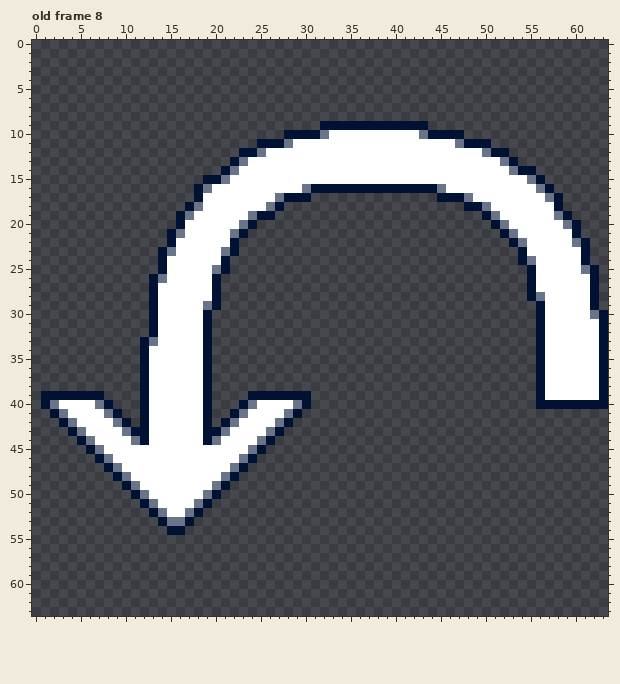
Two versions of one pixel-art file, static/img/tools.aseprite. The picture above was drawn from the file before the commit.
64x64 pixels, 10 frames. Shown: old frame 8. The commit also changed other frames, which this record leaves out.
After:
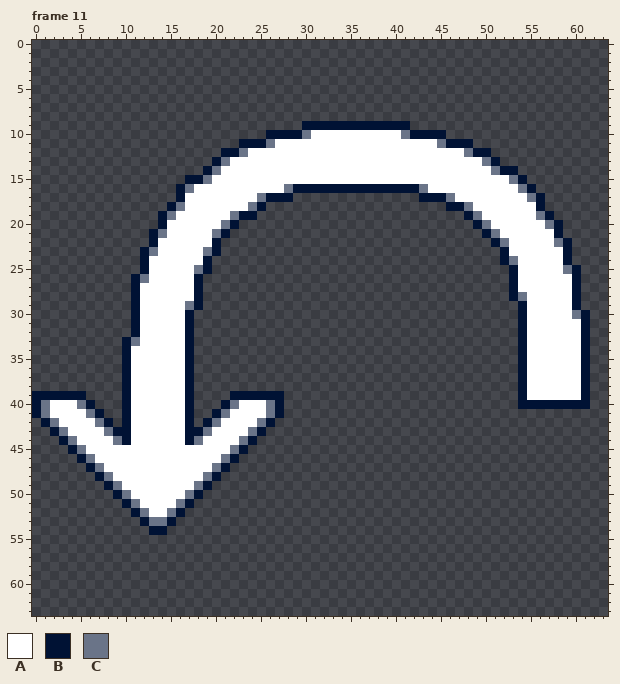
Palette (. is transparent): A #ffffff  B #001234  C #6a7488
A new or re-ordered frame is compared with the old frame closest to it.
From the commit log: Fixed shading/display of disabled properties
From old to new:
frames re-ordered
Frame 11 against old frame 8:
y 9: x 30..31 .. -> BB; x 42..43 BB -> ..
y 10: x 26..27 .. -> BB; x 30..32 BBC -> CAA; x 41..43 AAC -> CBB; x 46..47 BB -> ..
y 11: x 23..24 .. -> BB; x 26..28 BBC -> CAA; x 45..47 AAC -> CBB; x 49..50 BB -> ..
y 12: x 21..25 ..BBC -> BBCAA; x 48..52 AACBB -> CBB..
y 13: x 20..23 ..BC -> BCAA; x 50..53 AACB -> CB..
y 14: x 19..22 ..BC -> BCAA; x 51..55 AACBB -> CBB..
y 15: x 17..21 ..BBC -> BBCAA; x 53..56 AACB -> CB..
y 16: x 16..19 ..BC -> BCAA; x 28..30 AAC -> CBB; x 43..45 BBC -> CAA; x 54..57 AACB -> CB..
y 17: x 16..18 ..B -> BAA; x 25..27 AAC -> CBB; x 29..30 BB -> ..; x 43..44 .. -> BB; x 46..48 BBC -> CAA; x 55..58 AACB -> CB..
y 18: x 15..18 ..BC -> BCAA; x 24..27 AACB -> CB..; x 46..50 ..BBC -> BBCAA; x 56..58 AAB -> B..
y 19: x 14..17 ..BC -> BCAA; x 22..26 AACBB -> CBB..; x 48..51 ..BC -> BCAA; x 56..59 AACB -> CB..
y 20: x 14..16 ..B -> BAA; x 21..24 AACB -> CB..; x 49..52 ..BC -> BCAA; x 57..60 AACB -> CB..
y 21: x 13..16 ..BC -> BCAA; x 20..23 AACB -> CB..; x 50..53 ..BC -> BCAA; x 58..60 AAB -> B..
y 22: x 13..15 ..B -> BAA; x 20..22 AAB -> B..; x 51..54 ..BC -> BCAA; x 58..61 AACB -> CB..
y 23: x 12..15 ..BC -> BCAA; x 19..22 AACB -> CB..; x 52..54 ..B -> BAA; x 59..61 AAB -> B..
y 24: x 12..14 ..B -> BAA; x 19..21 AAB -> B..; x 52..55 ..BC -> BCAA; x 59..61 AAB -> B..
y 25: x 12..14 ..B -> BAA; x 18..21 AACB -> CB..; x 53..55 ..B -> BAA; x 59..62 AACB -> CB..
y 26: x 11..14 ..BC -> BCAA; x 18..20 AAB -> B..; x 53..55 ..B -> BAA; x 60..62 AAB -> B..
y 27: x 11..13 ..B -> BAA; x 18..20 AAB -> B..; x 53..55 ..B -> BAA; x 60..62 AAB -> B..
y 28: x 11..13 ..B -> BAA; x 18..20 AAB -> B..; x 53..56 ..BC -> BCAA; x 60..62 AAB -> B..
y 29: x 11..13 ..B -> BAA; x 17..20 AACB -> CB..; x 54..56 ..B -> BAA; x 60..62 AAB -> B..
y 30: x 11..13 ..B -> BAA; x 17..19 AAB -> B..; x 54..56 ..B -> BAA; x 60..63 AACB -> CB..
y 31..32: x 11..13 ..B -> BAA; x 17..19 AAB -> B..; x 54..56 ..B -> BAA; x 61..63 AAB -> B..
y 33: x 10..13 ..BC -> BCAA; x 17..19 AAB -> B..; x 54..56 ..B -> BAA; x 61..63 AAB -> B..
y 34..38: x 10..12 ..B -> BAA; x 17..19 AAB -> B..; x 54..56 ..B -> BAA; x 61..63 AAB -> B..
y 39: x 0 . -> B; x 6..7 BB -> ..; x 10..12 ..B -> BAA; x 17..19 AAB -> B..; x 22..23 .. -> BB; x 28..30 BBB -> ...; x 54..56 ..B -> BAA; x 61..63 AAB -> B..
y 40: x 0..2 .BC -> BCA; x 5..8 AACB -> CB..; x 10..12 ..B -> BAA; x 17..19 AAB -> B..; x 21..24 ..BC -> BCAA; x 26..30 AAACB -> CB...; x 54..55 .. -> BB; x 62..63 BB -> ..
y 41: x 0..3 ..BC -> BCAA; x 6..12 AACB..B -> CB..BAA; x 17..23 AAB..BC -> B..BCAA; x 26..29 AACB -> CB..
y 42: x 1..4 ..BC -> BCAA; x 7..9 AAC -> CB.; x 11..12 .B -> AA; x 17..18 AA -> B.; x 20..22 .BC -> CAA; x 25..28 AACB -> CB..
y 43: x 2..5 ..BC -> BCAA; x 8..12 AACBB -> CBBAA; x 17..21 AABBC -> BBCAA; x 24..27 AACB -> CB..
y 44: x 3..6 ..BC -> BCAA; x 9..12 AACB -> CBAA; x 17..20 AABC -> BCAA; x 23..26 AACB -> CB..
y 45: x 4..7 ..BC -> BCAA; x 22..25 AACB -> CB..
y 46: x 5..8 ..BC -> BCAA; x 21..24 AACB -> CB..
y 47: x 6..9 ..BC -> BCAA; x 20..23 AACB -> CB..
y 48: x 7..10 ..BC -> BCAA; x 19..22 AACB -> CB..
y 49: x 8..11 ..BC -> BCAA; x 18..21 AACB -> CB..
y 50: x 9..12 ..BC -> BCAA; x 17..20 AACB -> CB..
y 51: x 10..13 ..BC -> BCAA; x 16..19 AACB -> CB..
y 52: x 11..18 ..BCAACB -> BCAACB..
y 53: x 12..17 ..BCCB -> BCCB..
y 54: x 13..16 ..BB -> BB..
Boxes around the changes in both pictures, in picture pixels (x1, y1, x2, y2):
changed: (32, 121, 329, 535)
changed: (401, 121, 608, 409)
